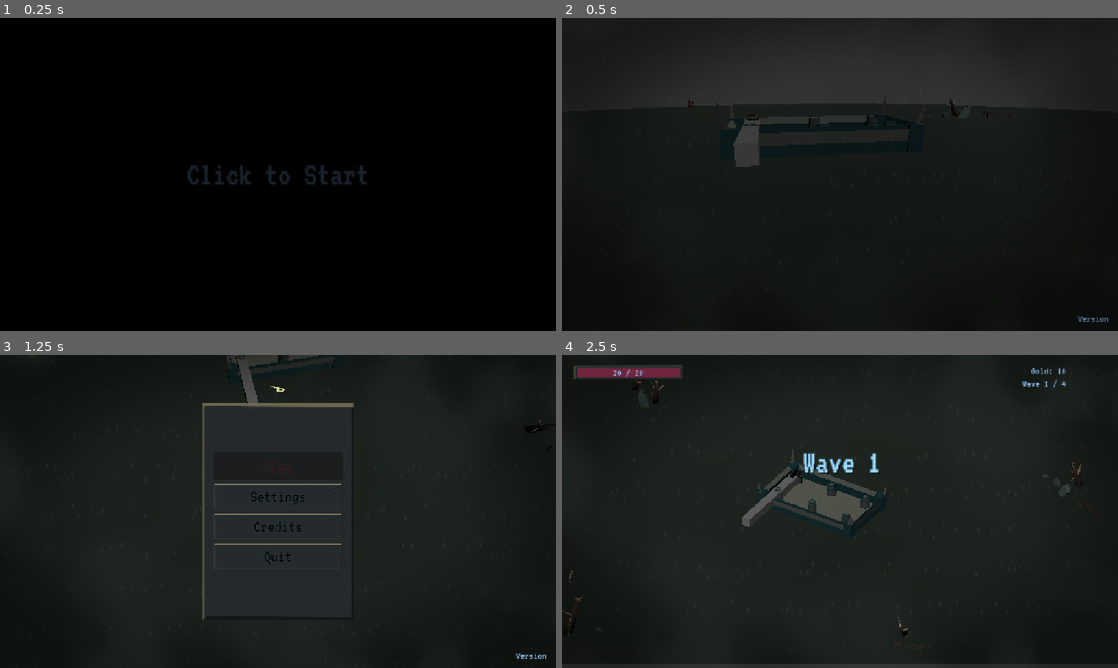
Above: before the commit, frames 1-4 (two rows, left to right).
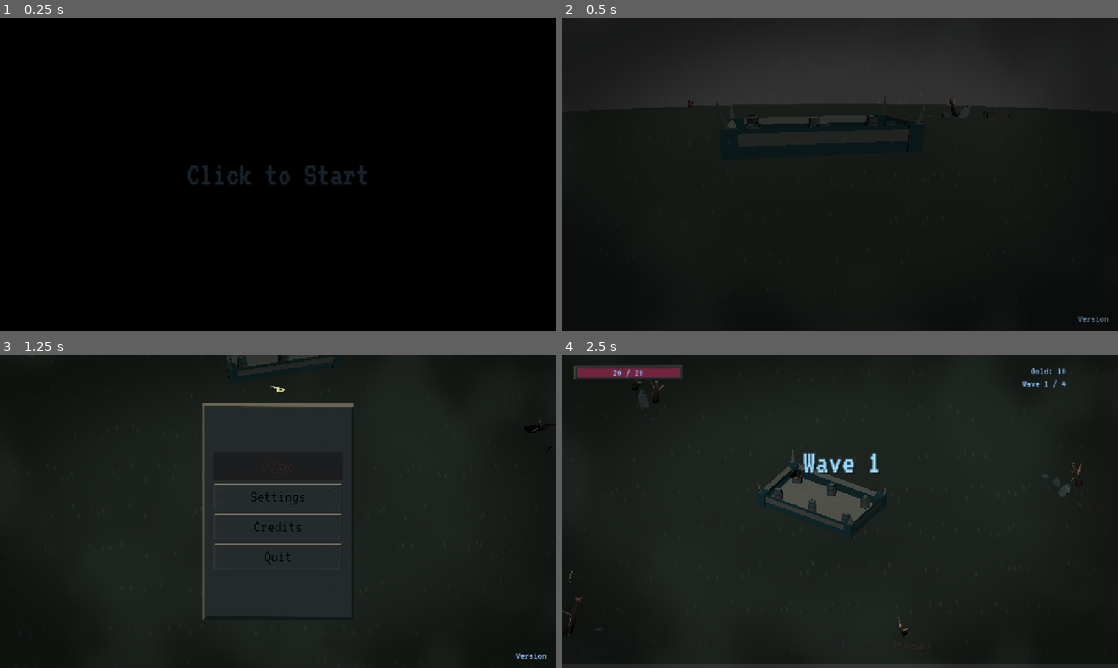
Above: after the commit, the same moments.

Repository: JeremyMarkWilcox/Tower-Defense
Game: Godot game, scene res://core/ui/boot.tscn
Same seed, same stepped clock (60 frames per second), same inputs: the game is played once before the commit and once after it. Sound files missing from this copy of the repository are replaced by a short silence.
Inputs (mouse positions are in pixels of both pictures, inside the frame that each line leads up to):
- Up to frame 1 (0.25 s): no input
- Up to frame 2 (0.5 s): no input
- Up to frame 3 (1.25 s): tap Enter at 0.5 s; move the mouse to (400, 495) at 0.52 s; hold Right (ui_right) from 0.53 s (still down); hold Space (thread_cut) from 0.53 s (still down); click (400, 495) at 0.67 s
- Up to frame 4 (2.5 s): move the mouse to (728, 527) at 1.27 s; release Right (ui_right) at 1.28 s; release Space (thread_cut) at 1.28 s; hold Down (ui_down) 1.28-2.03 s; tap E (thread_next) at 1.35 s; move the mouse to (895, 442) at 2.02 s; hold Right (ui_right) from 2.03 s (still down); hold Q (thread_prev) from 2.03 s (still down)

Frame 1 is identical in both runs. In frame 2, 0.5% of the frame differs, in the area x 30-36%, y 32-48%; in frame 3, 0.3%; in frame 4, 0.3%.

Commit message:
Whatever, ill just make the bullets be homing bullets

Diff:
--- a/game/data/towers/bullet.gd
+++ b/game/data/towers/bullet.gd
@@ -1,16 +1,15 @@
 extends Area3D
 
-@export var direction : Vector3
 @export var damage := 1000.0
 @export var bulletSpeed := 1.0
-
+@export var targetEnemy : Node3D
 
 # Called every frame. 'delta' is the elapsed time since the previous frame.
 func _process(delta: float) -> void:
-	position.x += direction.x * bulletSpeed * delta
-	position.y += direction.y * bulletSpeed * delta
-	position.z += direction.z * bulletSpeed * delta
-
+	#homes in on enemies since I couldn't get proper aim direction
+	if (targetEnemy):
+		look_at(targetEnemy.global_position)
+	position += -transform.basis.z * bulletSpeed * delta
 
 func _on_area_entered(area: Area3D) -> void:
 	if (area.collision_layer == 2):
--- a/game/data/towers/bullet.tscn
+++ b/game/data/towers/bullet.tscn
@@ -2,21 +2,19 @@
 
 [ext_resource type="Script" uid="uid://bdqi3hlmsoi1j" path="res://game/data/towers/bullet.gd" id="1_2q6dw"]
 
-[sub_resource type="CylinderShape3D" id="CylinderShape3D_7l47o"]
-height = 10.0
-radius = 3.0
+[sub_resource type="SphereShape3D" id="SphereShape3D_g61ai"]
+radius = 0.58130735
 
-[sub_resource type="CylinderMesh" id="CylinderMesh_g61ai"]
-height = 12.363
+[sub_resource type="SphereMesh" id="SphereMesh_31d26"]
 
 [node name="Bullet" type="Area3D" unique_id=2058617444]
 collision_mask = 3
 script = ExtResource("1_2q6dw")
 
 [node name="CollisionShape3D" type="CollisionShape3D" parent="." unique_id=1106542266]
-shape = SubResource("CylinderShape3D_7l47o")
+shape = SubResource("SphereShape3D_g61ai")
 
 [node name="MeshInstance3D" type="MeshInstance3D" parent="." unique_id=1371440723]
-mesh = SubResource("CylinderMesh_g61ai")
+mesh = SubResource("SphereMesh_31d26")
 
 [connection signal="area_entered" from="." to="." method="_on_area_entered"]
--- a/game/data/towers/tower.gd
+++ b/game/data/towers/tower.gd
@@ -47,10 +47,8 @@
 func _shoot() -> void:
 	#firing logic
 	var bulletInstance := bulletScene.instantiate()
-	bulletInstance.direction = direction.normalized()
+	bulletInstance.targetEnemy = targetEnemy
 	add_sibling(bulletInstance)
 	bulletInstance.global_transform = self.global_transform
 	bulletInstance.damage = twrDamage
 	bulletInstance.bulletSpeed = twrBulletSpeed
-
-	return
--- a/game/data/towers/tower.tscn
+++ b/game/data/towers/tower.tscn
@@ -16,9 +16,6 @@
 radius = 25.478027
 
 [sub_resource type="PlaceholderMesh" id="PlaceholderMesh_6kh8y"]
-
-[sub_resource type="BoxMesh" id="BoxMesh_xkro6"]
-size = Vector3(1, 1, 10)
 
 [node name="Tower" type="Node3D" unique_id=2053335034 node_paths=PackedStringArray("range_one", "range_two", "range_three", "twrMesh", "shoot_timer")]
 script = ExtResource("1_6kh8y")
@@ -56,7 +53,3 @@
 
 [node name="TowerMesh" type="MeshInstance3D" parent="." unique_id=1721241029]
 mesh = SubResource("PlaceholderMesh_6kh8y")
-
-[node name="MeshInstance3D" type="MeshInstance3D" parent="." unique_id=864183932]
-transform = Transform3D(1, 0, 0, 0, 1, 0, 0, 0, 1, 0, 0, -5.5665855)
-mesh = SubResource("BoxMesh_xkro6")
